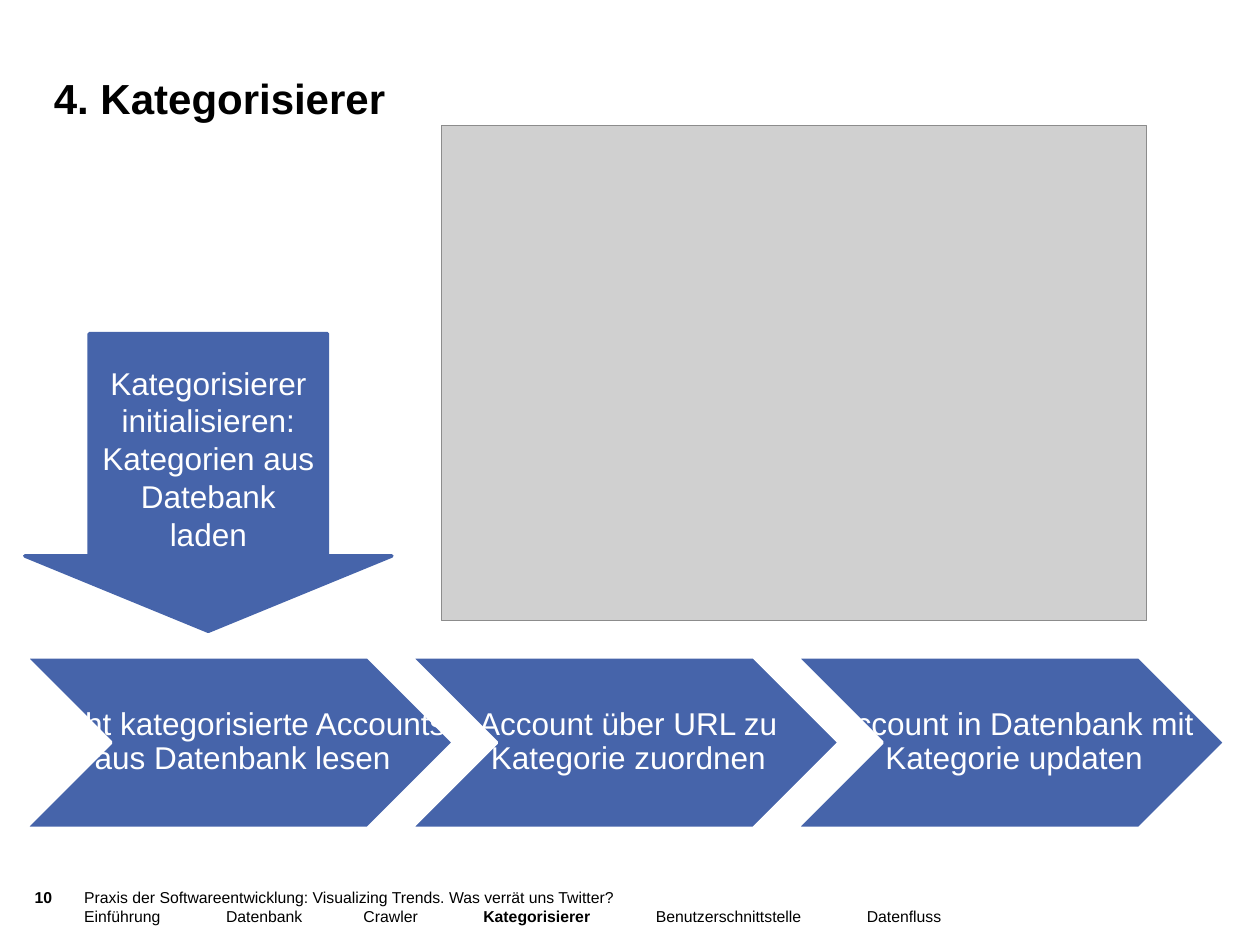
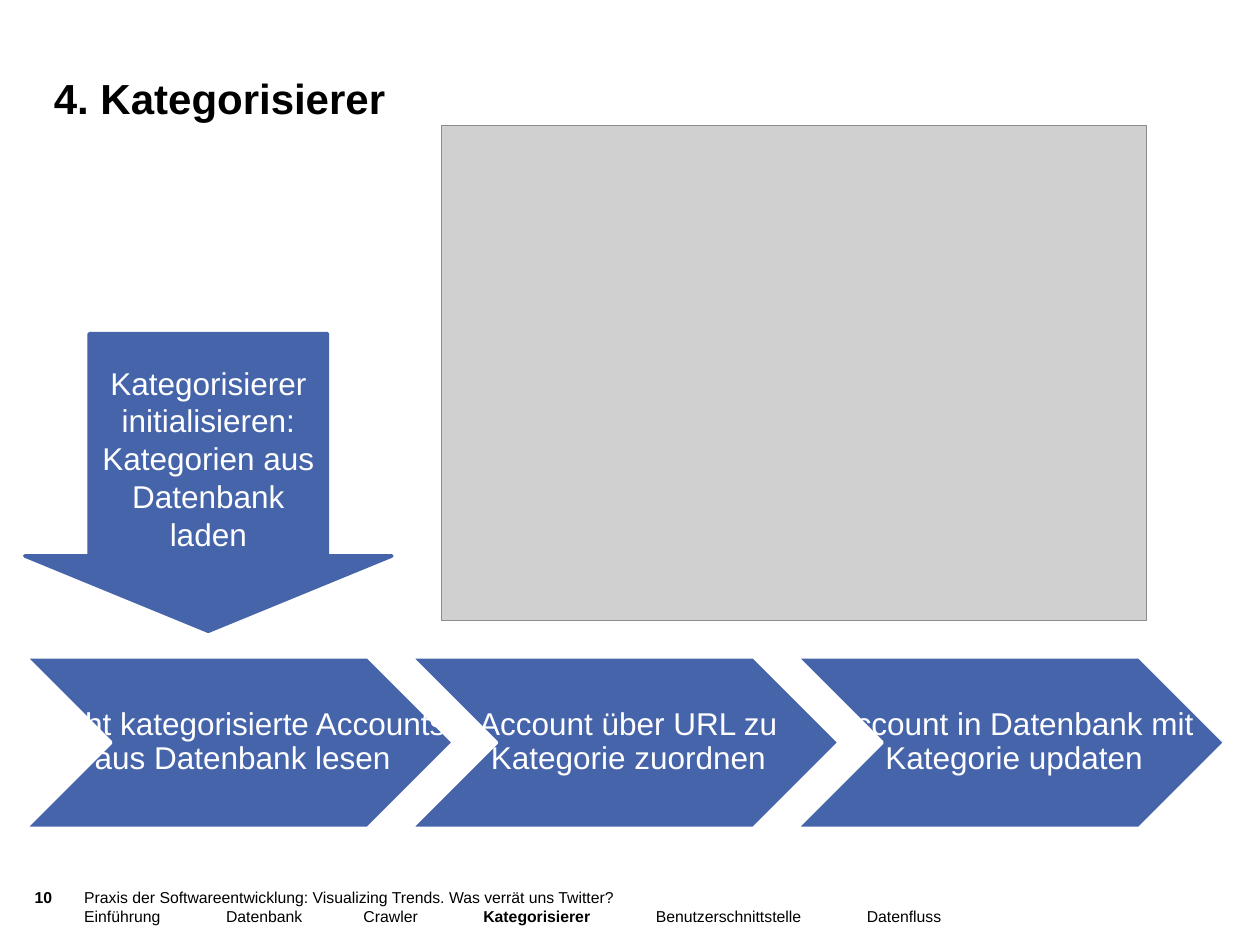
Before and after one commit to jaasmiin/twitterPSE, a slide deck: slide 10 of doc/entwurf/präsentation/pres_entwurf.pptx. Drawn at 1260x945 pixels with LibreOffice and Linux fonts; fonts in the diff are those of the drawing; grey boxes stand for pictures; background and template pictures are left out. Boxes give left, top, right and bottom in pixels: in the first picture for what was removed or moved away, otherwise in the second. Text is boxed around its words. In the diff, an @@ line names an element or a change of style, - is before the commit and + after.

```diff
--- a/doc/entwurf/präsentation/pres_entwurf.pptx
+++ b/doc/entwurf/präsentation/pres_entwurf.pptx
@@ text in down arrow at (x1=102, y1=372, x2=314, y2=547): text changed @@
-Kategorisierer initialisieren: Kategorien aus Datebank laden
+Kategorisierer initialisieren: Kategorien aus Datenbank laden
```
Also in this commit, not shown: 2 other slides changed, 5 other files.
